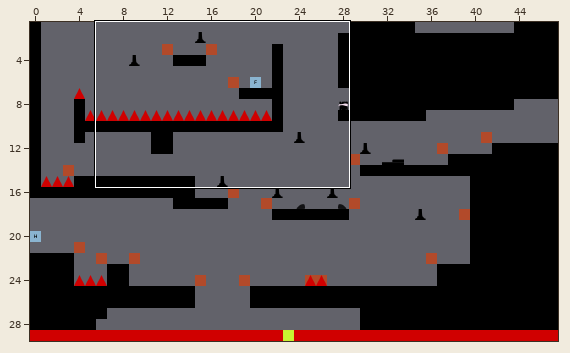
A Tiled map gets an edit: maps/level_03.tmx. Above, an overview of the earlier version with the close-up marked.
Close-up. As it was:
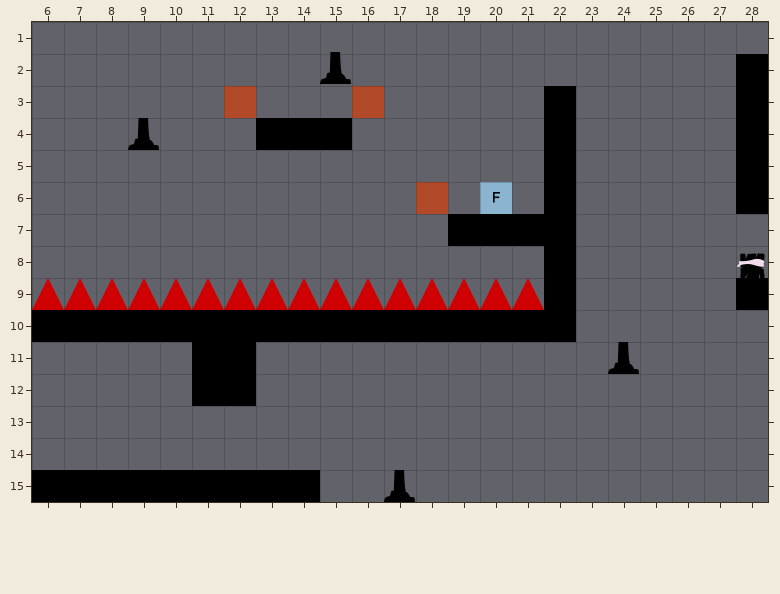
Cells are 64x64 px. Shown: x 6..28, y 1..15.
Once edited:
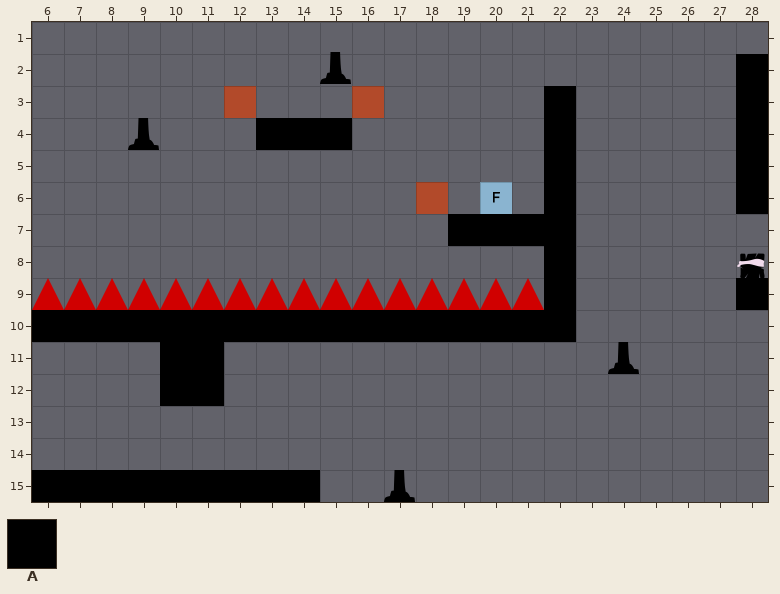
Key: from "tileset": A 78.
_ is an empty cell.
The edit:
Layer "layer_platforms":
y 11..12: x 10 _ -> A; x 12 A -> _
